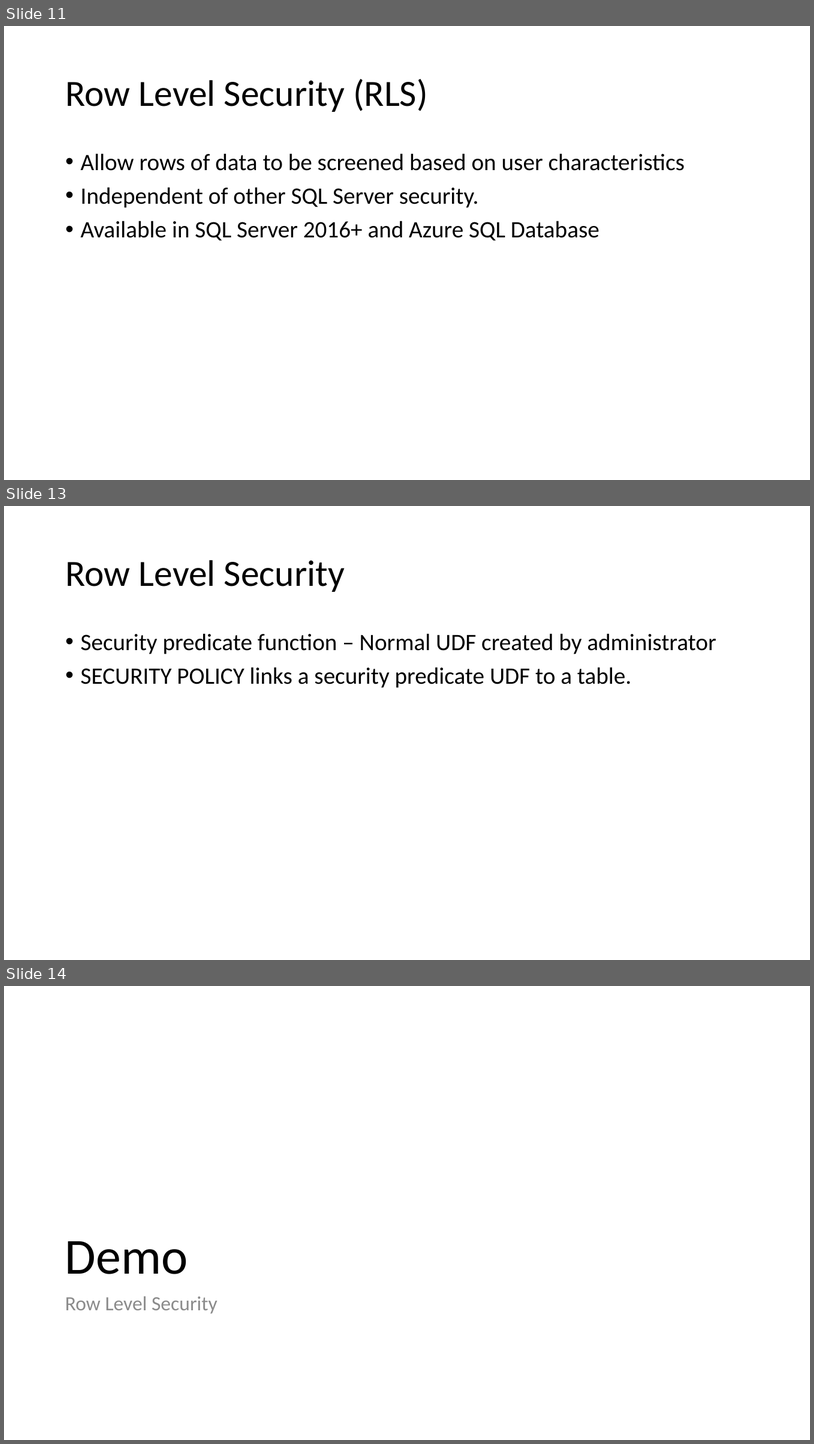
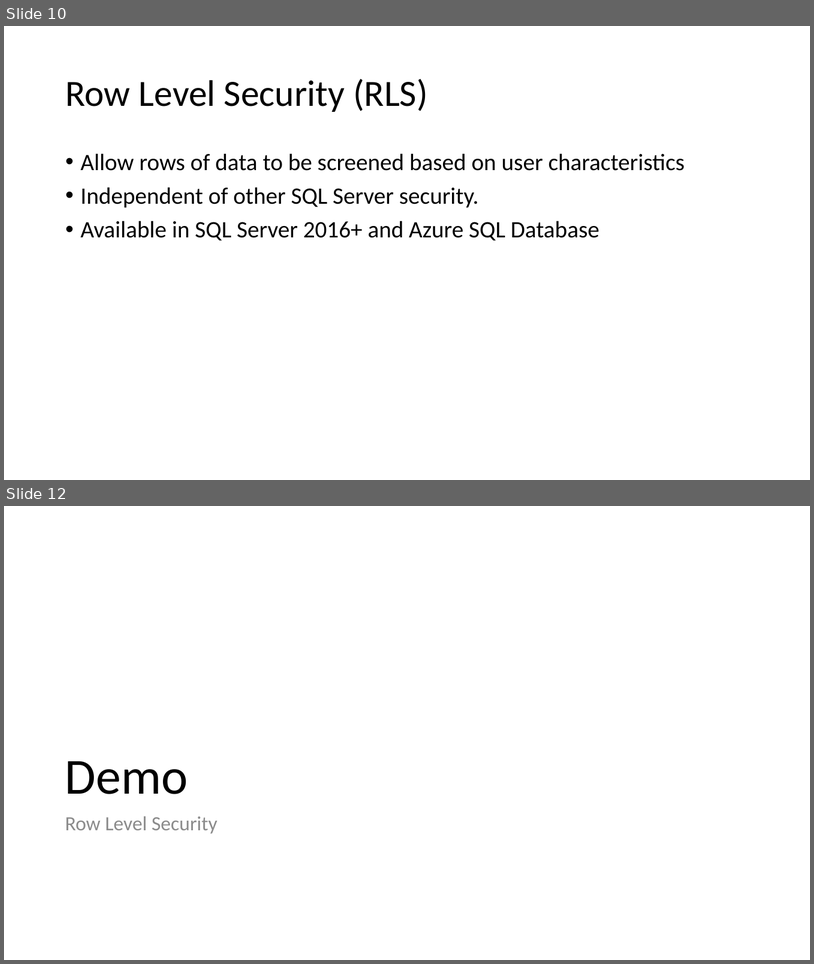
Before and after one commit to way0utwest/EndtoEndEncryptedSQL2016, a slide deck: Getting Started with Encryption in SQL 2016.pptx. Shown one above the other, each under a label of ours: slides 11, 13 and 14 before the commit, slides 10 and 12 after it; the slides between them are not shown. The pictures are 814x1444 and 814x964 pixels, drawn with LibreOffice and Linux fonts; fonts in the diff are those of the drawing. Boxes give left, top, right and bottom in pixels: in the first picture for what was removed or moved away, otherwise in the second. Text is boxed around its words. In the diff, an @@ line names an element or a change of style, - is before the commit and + after.

```diff
--- a/Getting Started with Encryption in SQL 2016.pptx
+++ b/Getting Started with Encryption in SQL 2016.pptx
@@ slide 13 removed at (4,506,810,960), background #FFFFFF @@
@@ title removed at (65,560,345,592) @@
-Row Level Security
@@ text removed at (81,633,716,688) @@
-• Security predicate function – Normal UDF created by administrator
-• SECURITY POLICY links a security predicate UDF to a table.
@@ what was slide 11 is now slide 10 @@
@@ what was slide 14 is now slide 12 @@
```
Also in this commit, not shown: 5 slides changed, 4 slides added, 4 other slides removed.
